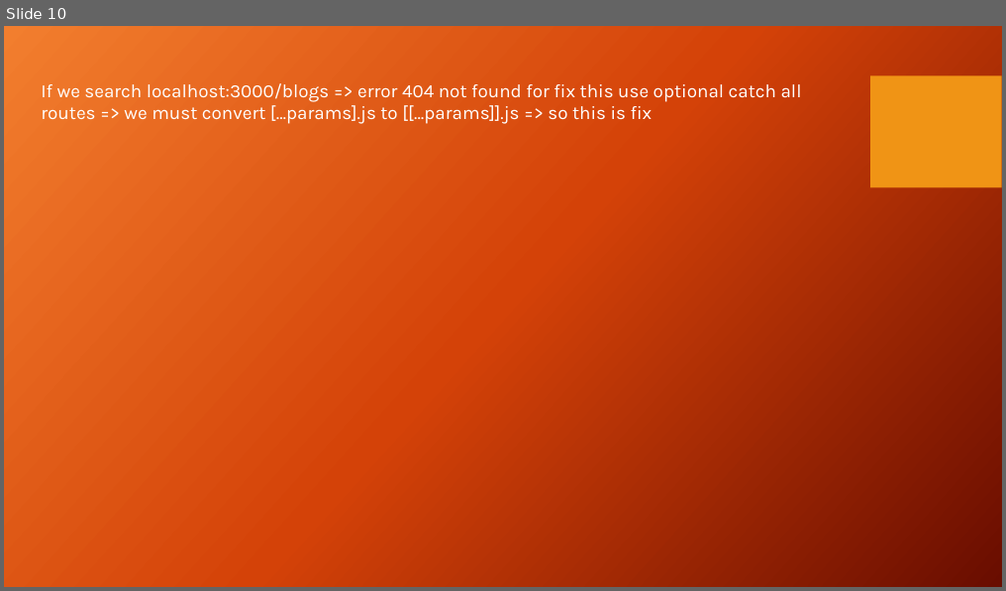
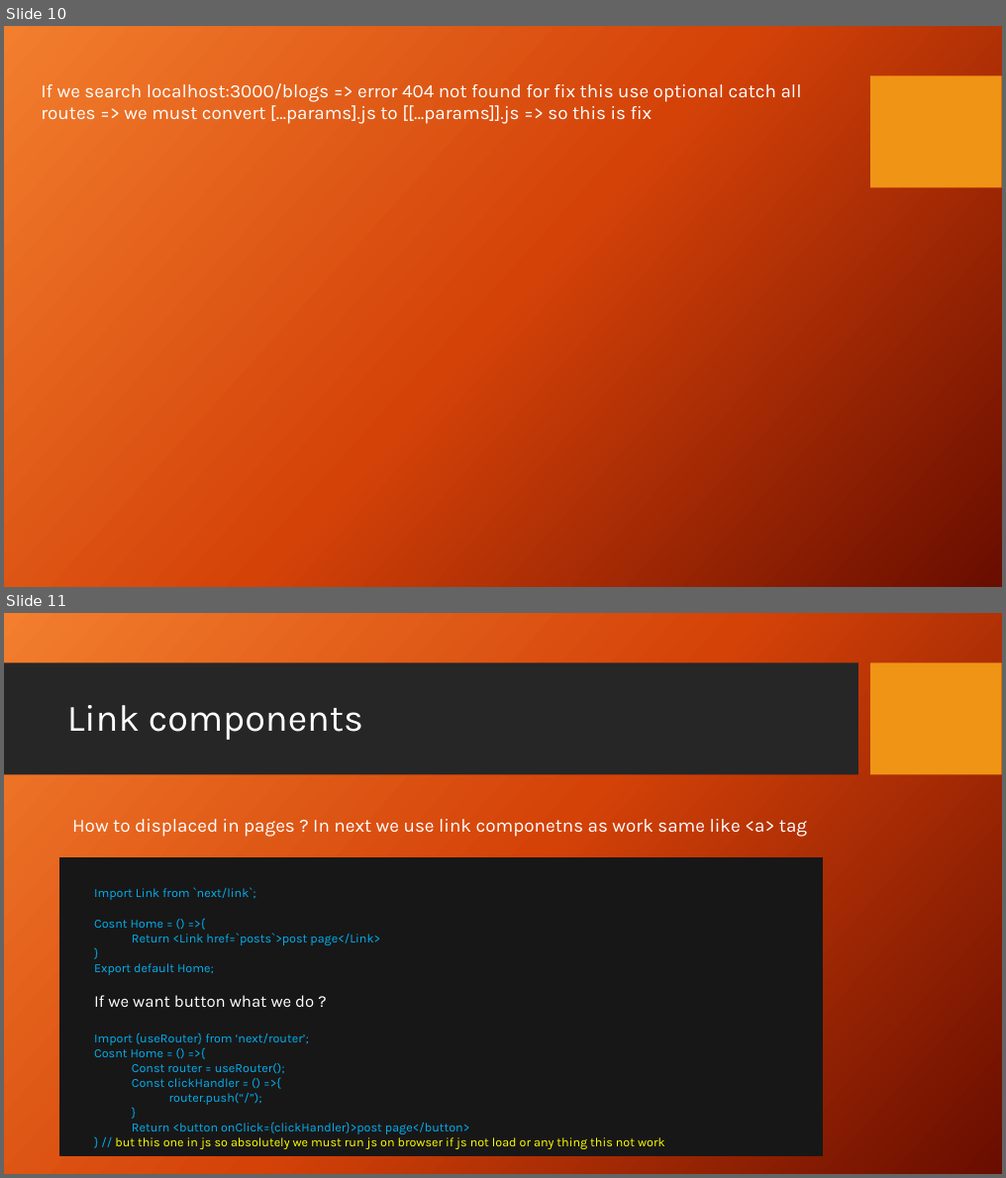
Before and after one commit to Matin-Sangabi/course, a slide deck: NEXT.pptx. Shown one above the other, each under a label of ours: slide 10 before the commit, slides 10 and 11 after it. The pictures are 1006x591 and 1006x1178 pixels, drawn with LibreOffice and Linux fonts; fonts in the diff are those of the drawing; background and template pictures are left out. Boxes give left, top, right and bottom in pixels: in the first picture for what was removed or moved away, otherwise in the second. Text is boxed around its words. In the diff, an @@ line names an element or a change of style, - is before the commit and + after.

```diff
--- a/NEXT.pptx
+++ b/NEXT.pptx
@@ slide 11 added at [4, 613, 1002, 1174], background picture (left out); not listed: 1 template element that a slide beside it also shows @@
@@ rectangle added at [4, 663, 858, 775], fill #262626 @@
@@ title added at [67, 705, 363, 740], 36 pt, text #FFFFFF @@
+Link components
@@ text added at [72, 819, 807, 837], 18 pt, text #FFFFFF @@
+How to displaced in pages ? In next we use link componetns as work same like <a> tag
@@ rectangle added at [59, 858, 823, 1156], fill #181717, outline #181717 1 pt @@
@@ text added at [94, 887, 665, 1150], 12 pt, text #00B0F0 @@
+Import Link from `next/link`;
+Cosnt Home = () =>{
+Return <Link href=`posts`>post page</Link>
+}
+Export default Home;
+If we want button what we do ?
+Import {useRouter} from ‘next/router’;
+Cosnt Home = () =>{
+  Const router = useRouter();
+  Const clickHandler = () =>{
+  router.push(“/”);
+  }
+Return <button onClick={clickHandler}>post page</button>
+} // but this one in js so absolutely we must run js on browser if js not load or any thing this not work
```
Also in this commit, not shown: 1 slide changed, 5 other slides added, 2 other files.
